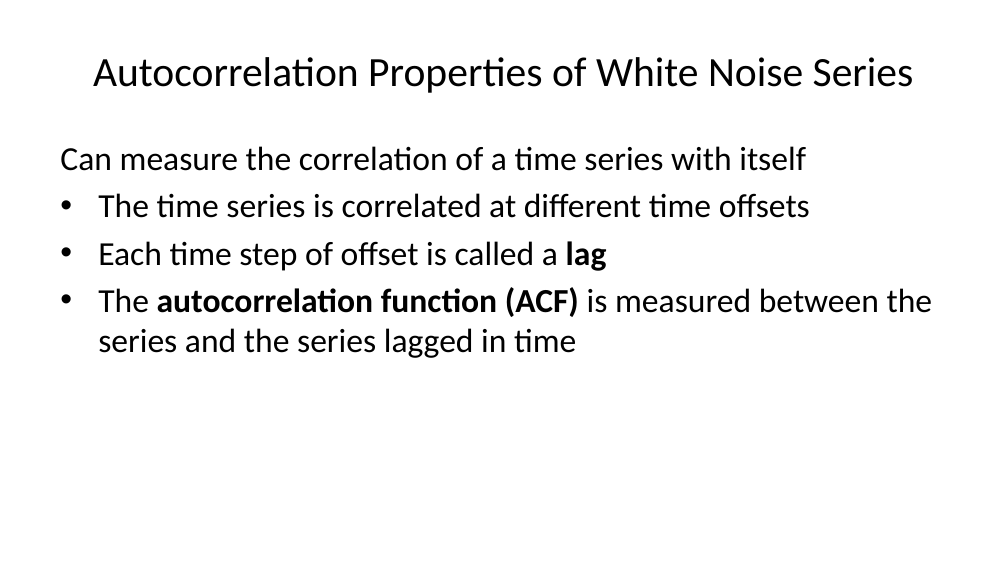
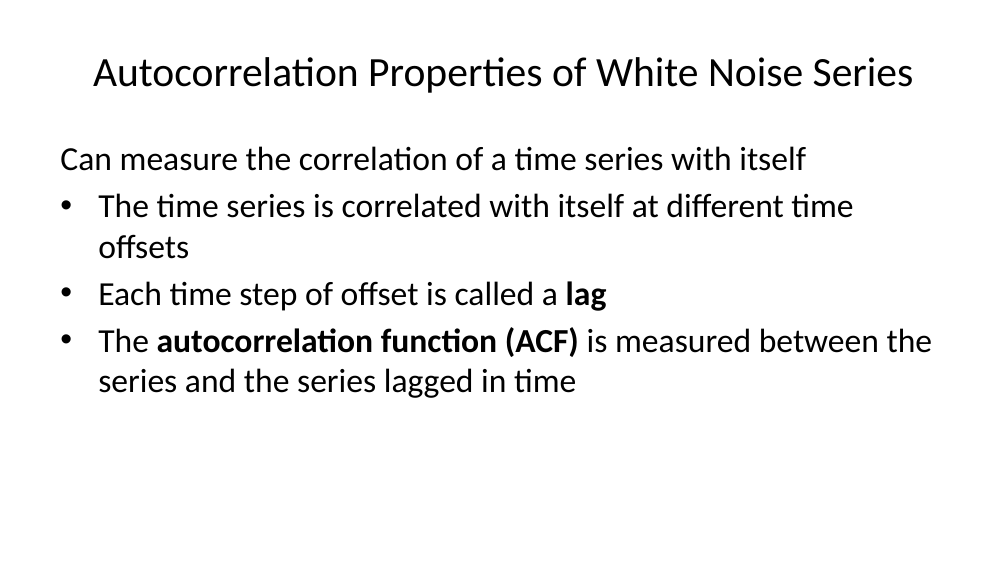
Before and after one commit to StephenElston/CSCI-E-83, a slide deck: slide 19 of LectureSlides/11_IntroductionToTimeSeries.pptx. Drawn at 1008x567 pixels with LibreOffice and Linux fonts; fonts in the diff are those of the drawing. Boxes give left, top, right and bottom in pixels: in the first picture for what was removed or moved away, otherwise in the second. Text is boxed around its words. In the diff, an @@ line names an element or a change of style, - is before the commit and + after.

```diff
--- a/LectureSlides/11_IntroductionToTimeSeries.pptx
+++ b/LectureSlides/11_IntroductionToTimeSeries.pptx
@@ text at bbox=[98, 193, 853, 259]: text changed @@
-• The time series is correlated at different time offsets
+• The time series is correlated with itself at different time offsets
```
Also in this commit, not shown: 24 other slides changed, 3 slides added.
